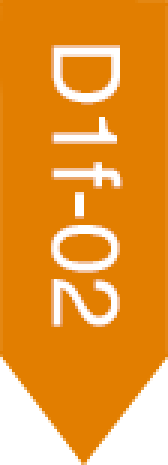
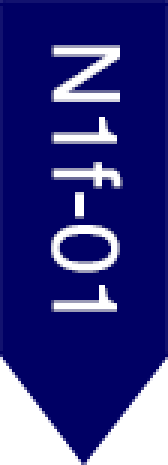
Before/after of a 168×465 layered artwork. What changed in the layer stack:
renamed "D1f-02" to "N1f-01", painted on it over (51, 45, 123, 327)
renamed "Layer 1 copy" to "Orange", hid it over (0, 0, 168, 465)
added layer "Navy" above "Green" over (0, 0, 168, 465)
